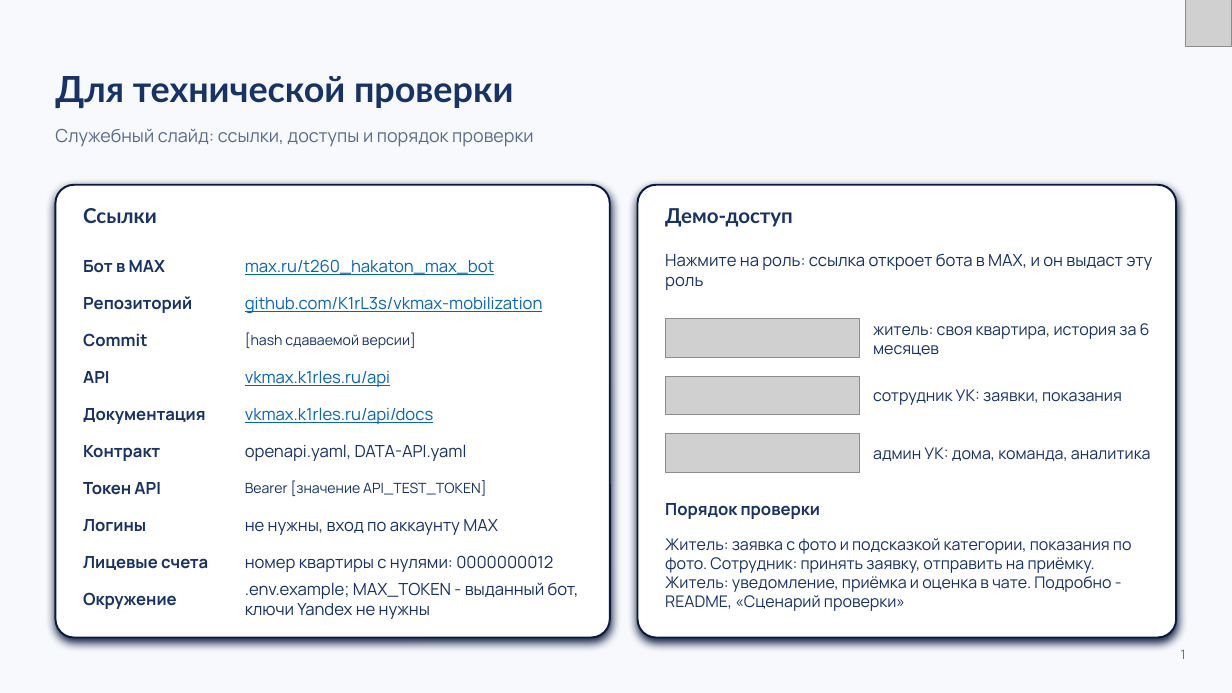
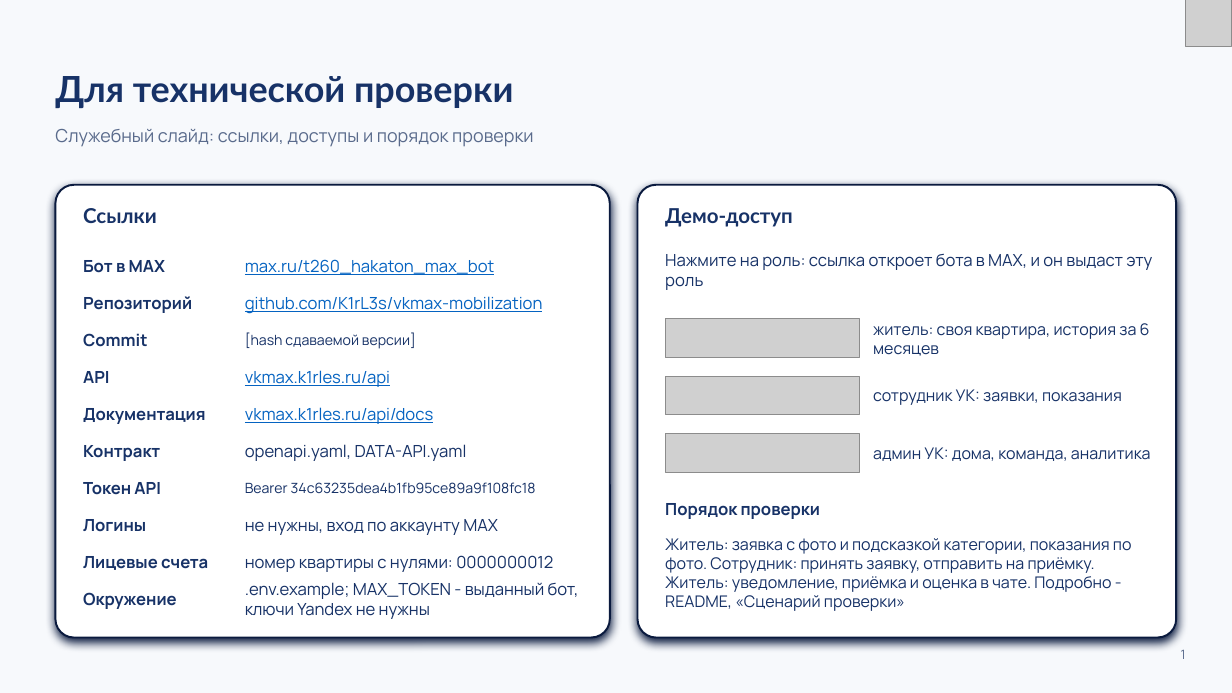
Before and after one commit to K1rL3s/vkmax-mobilization, a slide deck: slide 1 of docs/preza/zheka.pptx. Drawn at 1232x693 pixels with LibreOffice and Linux fonts; fonts in the diff are those of the drawing; grey boxes stand for pictures. Boxes give left, top, right and bottom in pixels: in the first picture for what was removed or moved away, otherwise in the second. Text is boxed around its words. In the diff, an @@ line names an element or a change of style, - is before the commit and + after.

```diff
--- a/docs/preza/zheka.pptx
+++ b/docs/preza/zheka.pptx
@@ text at bbox=[245, 482, 536, 494]: text changed @@
-Bearer [значение API_TEST_TOKEN]
+Bearer 34c63235dea4b1fb95ce89a9f108fc18
```
Also in this commit, not shown: 6 other files.
